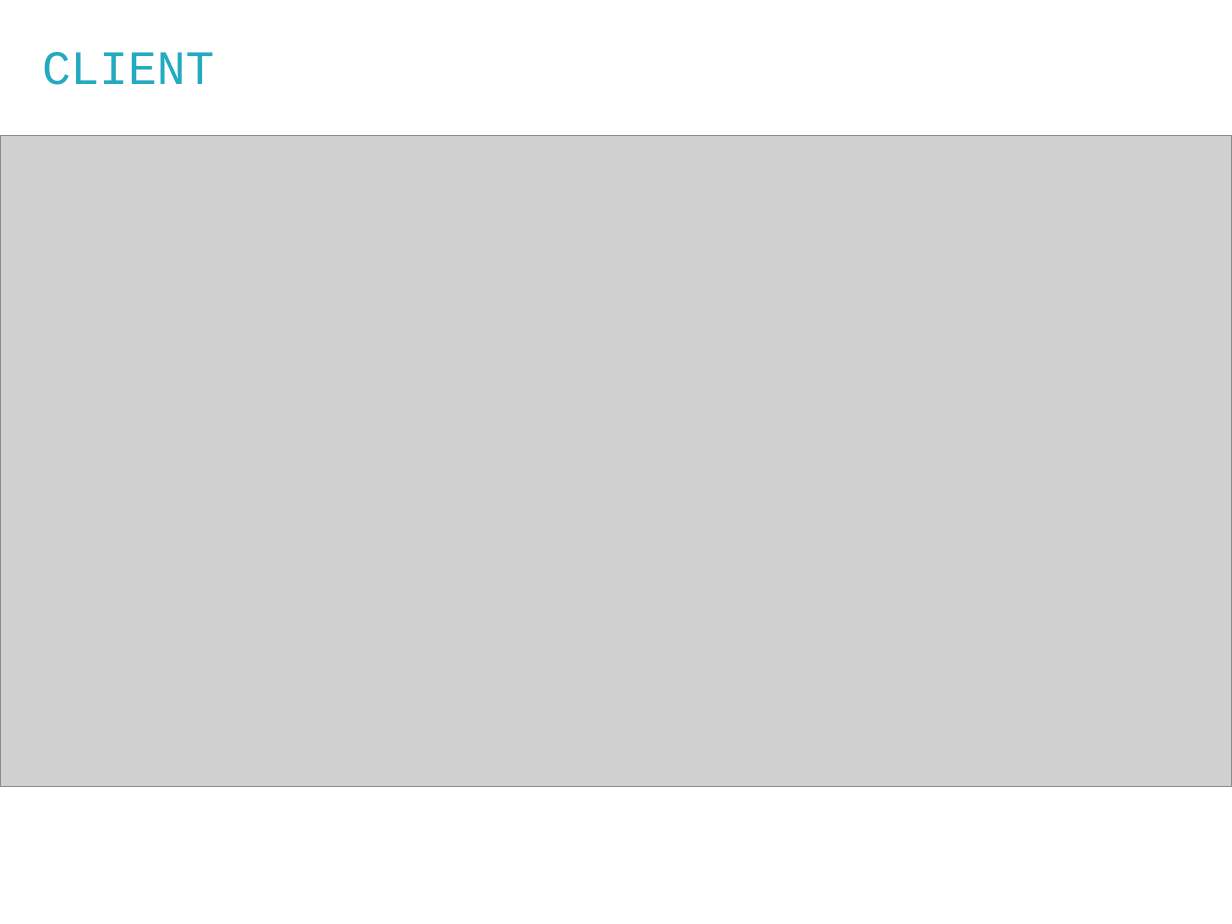
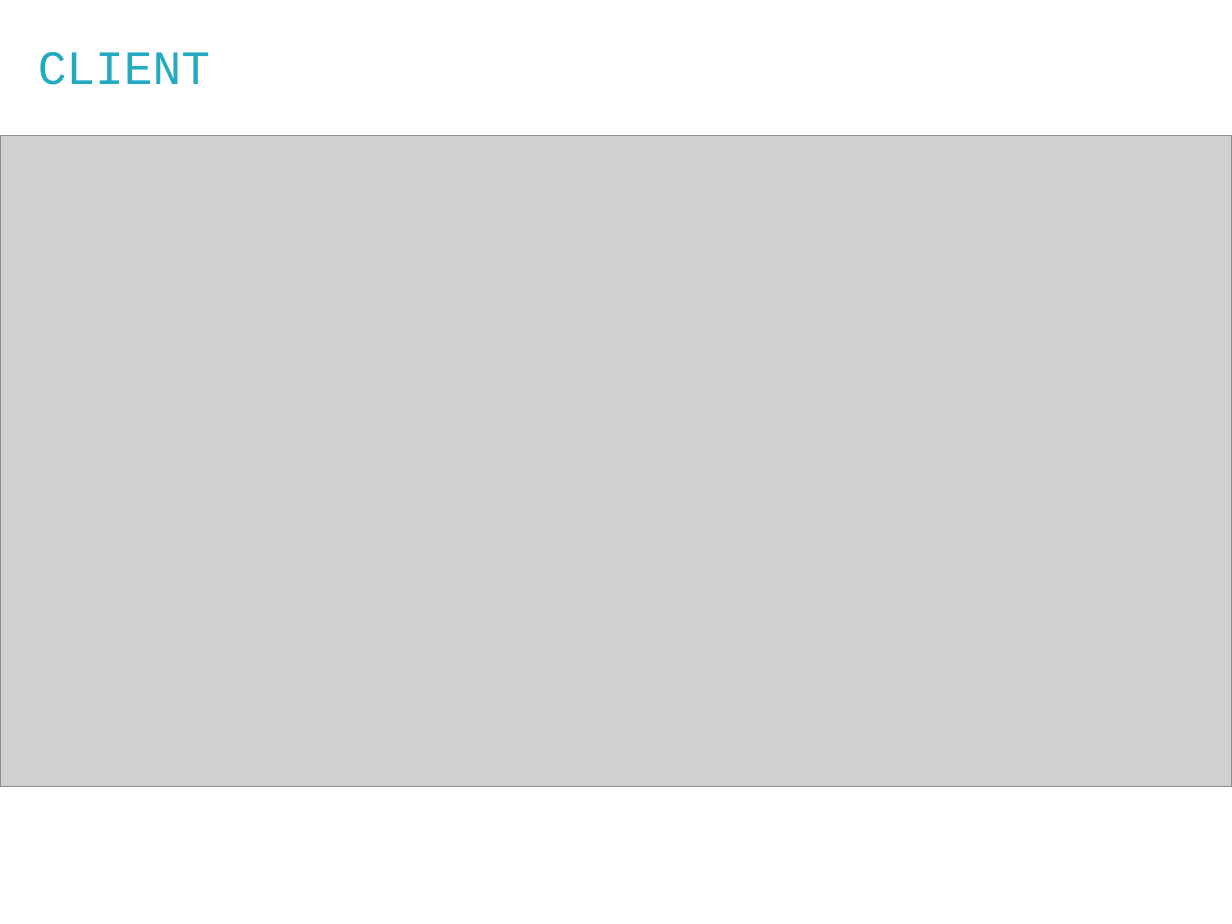
Before and after one commit to jamesyanyuk/Kord, a slide deck: slide 5 of docs/diagrams/powerpoint/dspec.pptx. Drawn at 1232x924 pixels with LibreOffice and Linux fonts; fonts in the diff are those of the drawing; grey boxes stand for pictures; background and template pictures are left out. Boxes give left, top, right and bottom in pixels: in the first picture for what was removed or moved away, otherwise in the second. Text is boxed around its words. In the diff, an @@ line names an element or a change of style, - is before the commit and + after.

```diff
--- a/docs/diagrams/powerpoint/dspec.pptx
+++ b/docs/diagrams/powerpoint/dspec.pptx
@@ text "CLIENT": place and size @@
-text "CLIENT" at [42,52,214,85]
+text "CLIENT" at [38,52,210,85]
```
Also in this commit, not shown: 7 other slides changed, 3 slides added, 3 slides removed.
